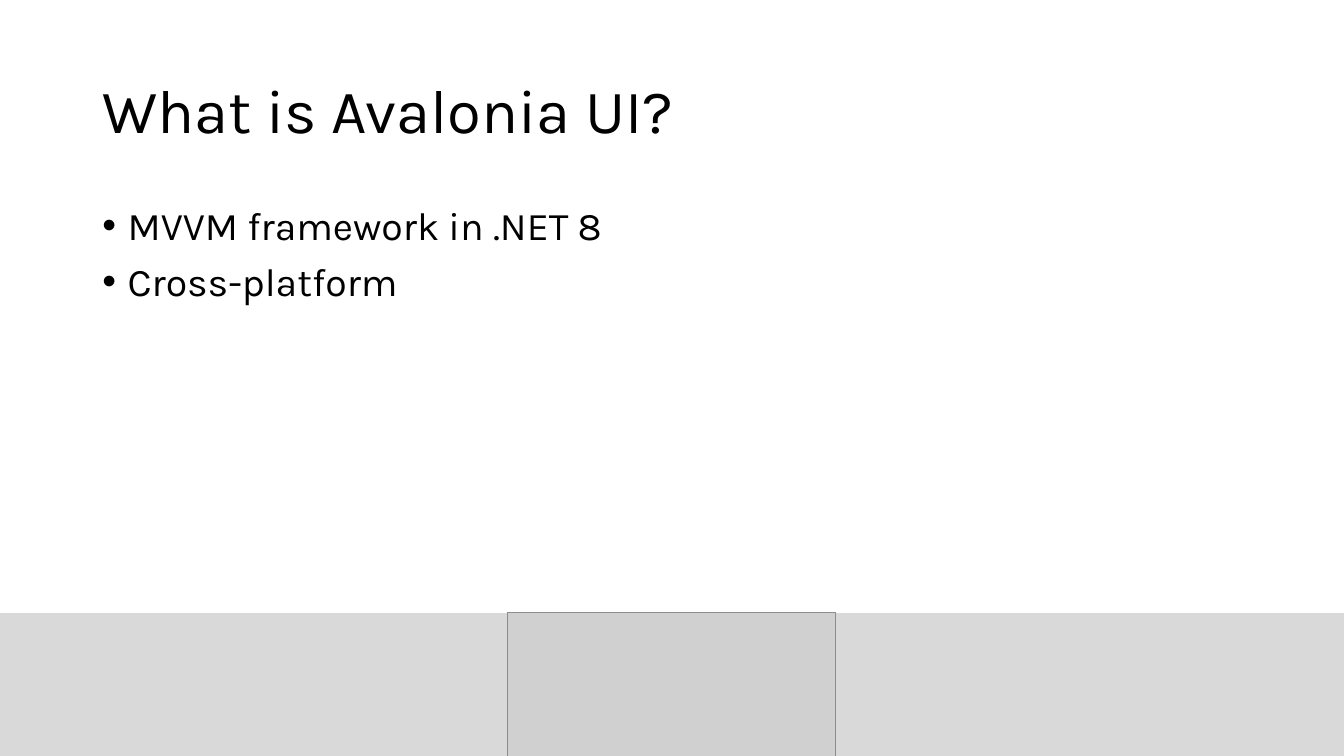
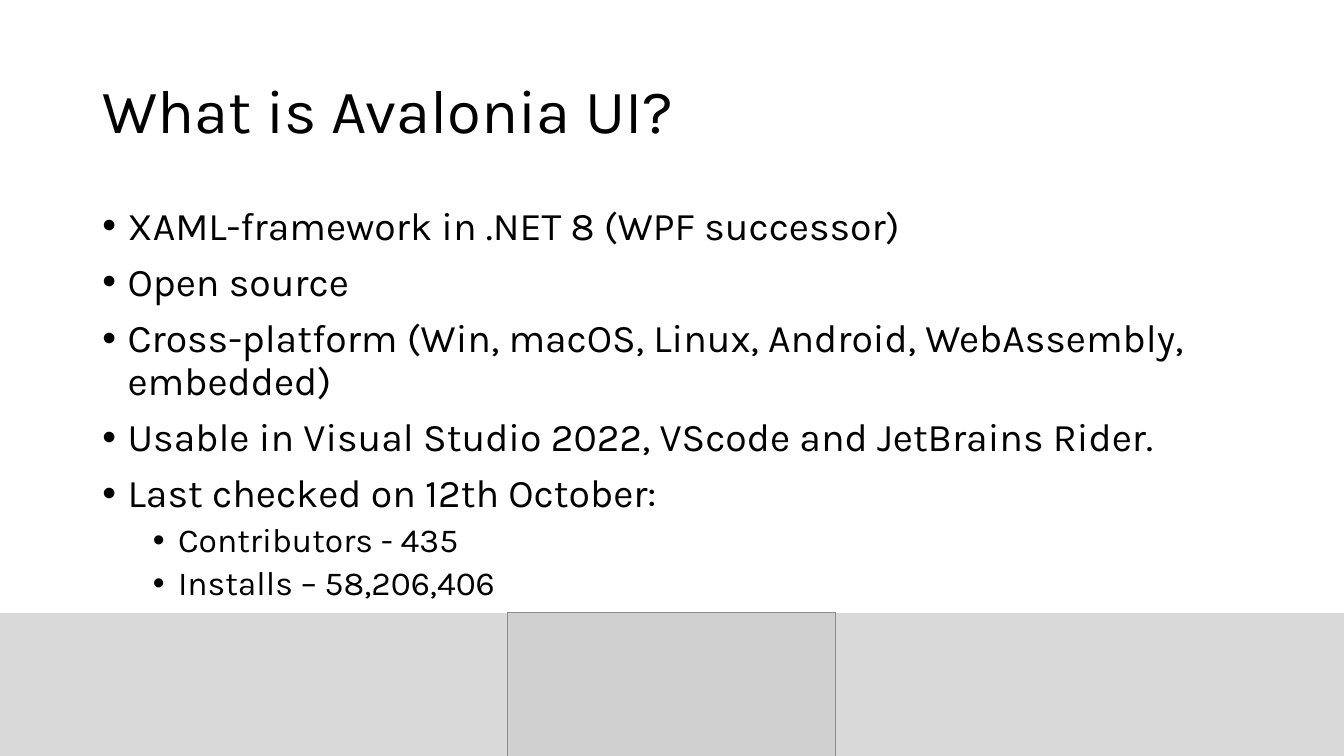
Before and after one commit to sebivenlo/esd-2024-avaloniaui, a slide deck: slide 3 of presentation/AvaloniaUI_presentation.pptx. Drawn at 1344x756 pixels with LibreOffice and Linux fonts; fonts in the diff are those of the drawing; grey boxes stand for pictures. Boxes give left, top, right and bottom in pixels: in the first picture for what was removed or moved away, otherwise in the second. Text is boxed around its words. In the diff, an @@ line names an element or a change of style, - is before the commit and + after.

```diff
--- a/presentation/AvaloniaUI_presentation.pptx
+++ b/presentation/AvaloniaUI_presentation.pptx
@@ text at (128,211,1183,599): text changed @@
-• MVVM framework in .NET 8
-• Cross-platform
+• XAML-framework in .NET 8 (WPF successor)
+• Open source
+• Cross-platform (Win, macOS, Linux, Android, WebAssembly, embedded)
+• Usable in Visual Studio 2022, VScode and JetBrains Rider.
+• Last checked on 12th October:
+  • Contributors - 435
+  • Installs – 58,206,406
```
Also in this commit, not shown: 6 other slides changed, 7 slides added, 2 slides removed.
